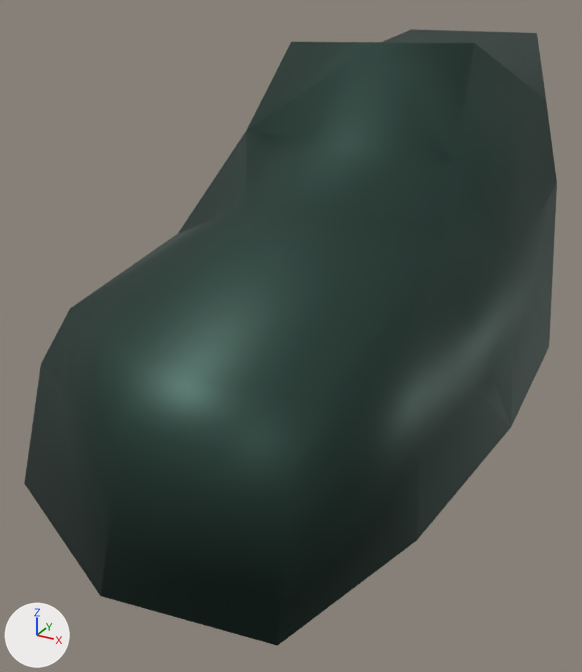
The glTF model assets/models/character/marine/grave_marine_boot_r.glb as it was, and as the next commit left it.
Before and after are seen from a 50 mm lens placed at (-0.004, -1.613, 0.691), pointed at (-0.619, -0.494, 0.131). The axes (+X, +Y, +Z) are drawn at lower left. The lights are the same throughout. The first picture is the older version. Vertices at exactly the same position are counted once.

In view in the first picture: 'scythe_marine_boot_r'.
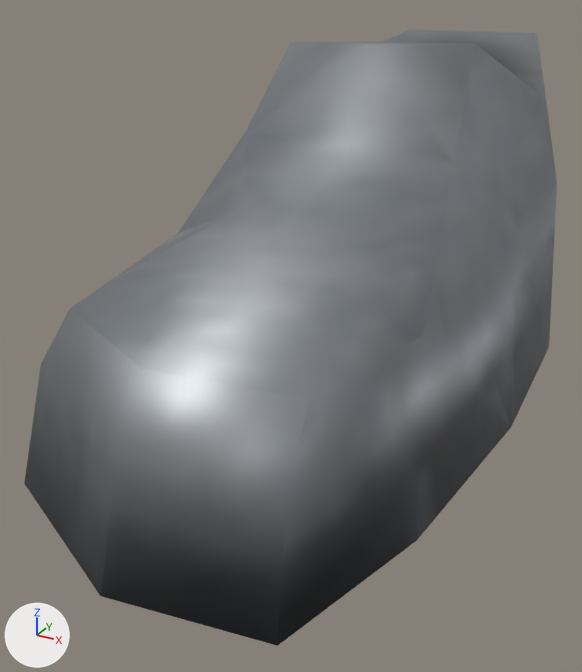
The newer file is also turned or shifted as a whole; pictures and numbers use the older file's frame.

Boxes (x1, y1, x2, y2) around the edits, measured in the pictures (582 x 672 px):
```json
{"object": "scythe_marine_boot_r", "change": "surface changed", "before": [24, 29, 557, 645], "after": [24, 29, 557, 645], "on screen": "dark green to grey"}
```

The change, as JSON lines over the scene's bpy script:
```json
{"op": "add", "block": "img_scythe_marine_roughness", "code": ["img_scythe_marine_roughness = load_image('scythe_marine_roughness', '_unpacked/scythe_marine_roughness', 1024, 1024, 'Non-Color')"]}
{"op": "add", "block": "img_scythe_marine_normal", "code": ["img_scythe_marine_normal = load_image('scythe_marine_normal', '_unpacked/scythe_marine_normal', 1024, 1024, 'Non-Color')"]}
{"op": "add", "block": "img_scythe_marine", "code": ["img_scythe_marine = load_image('scythe_marine', '_unpacked/scythe_marine', 1024, 1024, 'sRGB')"]}
{"block": "mat_scythe_marine_green_metal", "change": "nodes: BsdfPrincipled, OutputMaterial"}
{"block": "mat_scythe_marine_green_metal", "change": "colours: dark green #364d46"}
{"block": "mat_scythe_marine_green_metal", "change": "nodes: BsdfPrincipled, NormalMap, OutputMaterial, SeparateColor, TexImage x3"}
{"block": "mat_scythe_marine_green_metal", "change": "uses the picture img_scythe_marine"}
{"block": "mat_scythe_marine_green_metal", "change": "uses the picture img_scythe_marine_normal"}
{"block": "mat_scythe_marine_green_metal", "change": "uses the picture img_scythe_marine_roughness"}
{"block": "me_cube_012", "where": "me_cube_012.from_pydata(...)  # 35 vertices, 66 faces; spans x -0.38..0.298, y -1.013..0.289, z -0.701..-0.097"}
{"block": "me_cube_012", "where": "# used by ob_scythe_marine_boot_r; location = (-0.55, -0.033, 0.698)"}
{"block": "me_cube_012", "change": "me_cube_012 part 1: texture (UV) coordinates of 66 of 66 faces, centred in x -0.361..0.278, y -0.972..0.277, z -0.698..-0.101, changed; they spanned u 0.0..0.88, v 0.0..1.0 and now span u 0.28..0.37, v 0.9..0.99"}
```
